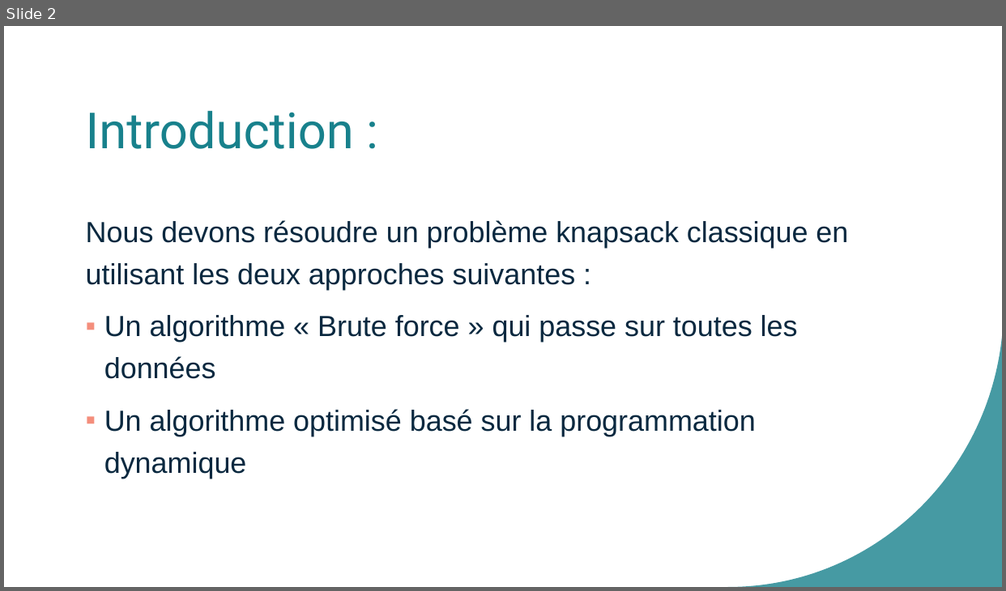
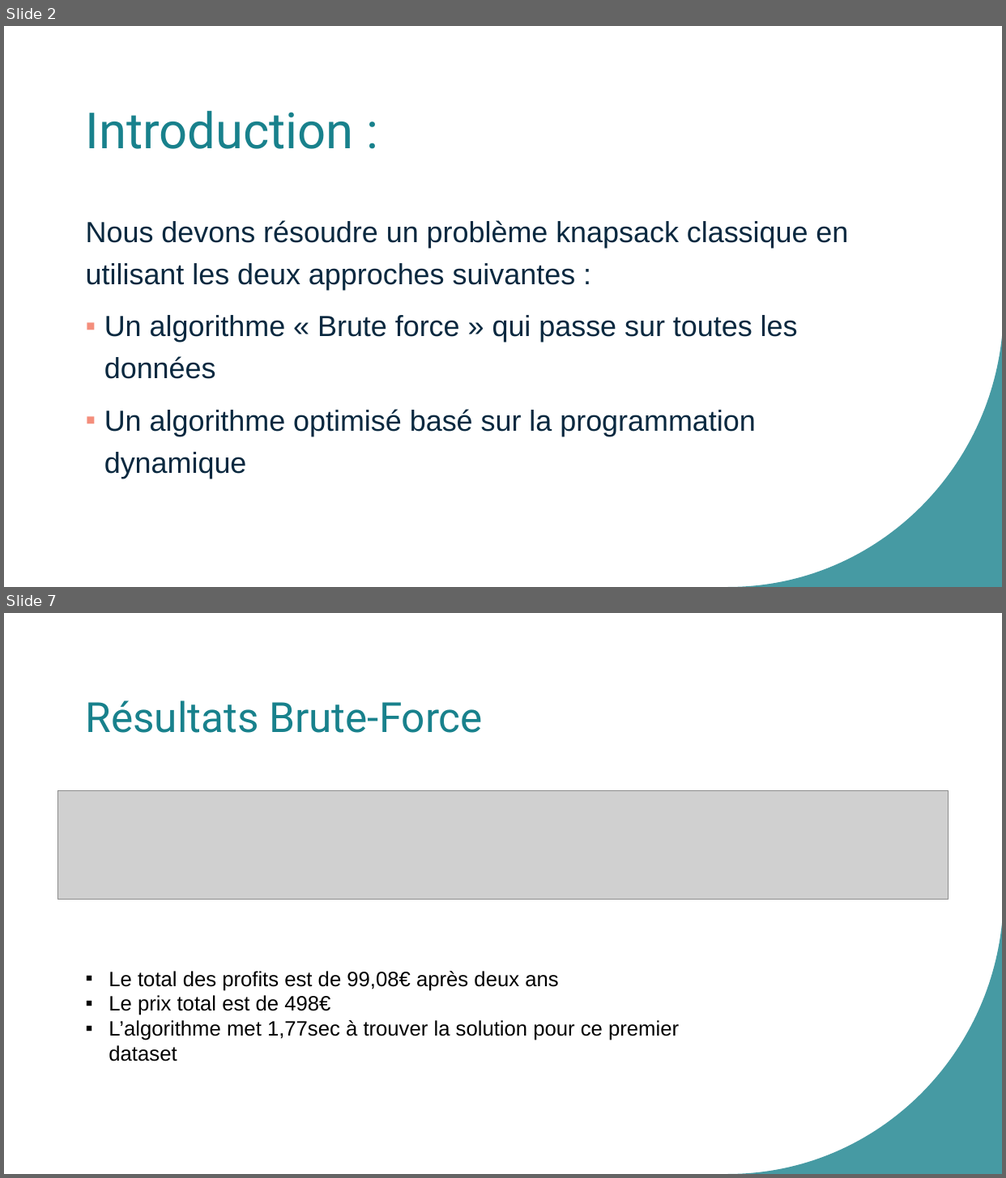
Before and after one commit to AlexandreDuthil/OC_P7, a slide deck: Présentation1.pptx. Shown one above the other, each under a label of ours: slide 2 before the commit, slides 2 and 7 after it; the slides between them are not shown. The pictures are 1006x591 and 1006x1178 pixels, drawn with LibreOffice and Linux fonts; fonts in the diff are those of the drawing; grey boxes stand for pictures. Boxes give left, top, right and bottom in pixels: in the first picture for what was removed or moved away, otherwise in the second. Text is boxed around its words. In the diff, an @@ line names an element or a change of style, - is before the commit and + after.

```diff
--- a/Présentation1.pptx
+++ b/Présentation1.pptx
@@ slide 7 added at (4, 613, 1002, 1174), background #FFFFFF; not listed: 1 template element that a slide beside it also shows @@
@@ title added at (86, 700, 483, 733), 40 pt, text #18818C @@
+Résultats Brute-Force
@@ picture added at (58, 790, 948, 899) @@
@@ text added at (108, 971, 679, 1062), 20 pt, text #000000 @@
+▪ Le total des profits est de 99,08€ après deux ans
+▪ Le prix total est de 498€
+▪ L’algorithme met 1,77sec à trouver la solution pour ce premier dataset
```
Also in this commit, not shown: 1 slide changed, 9 other slides added, 1 other file.
